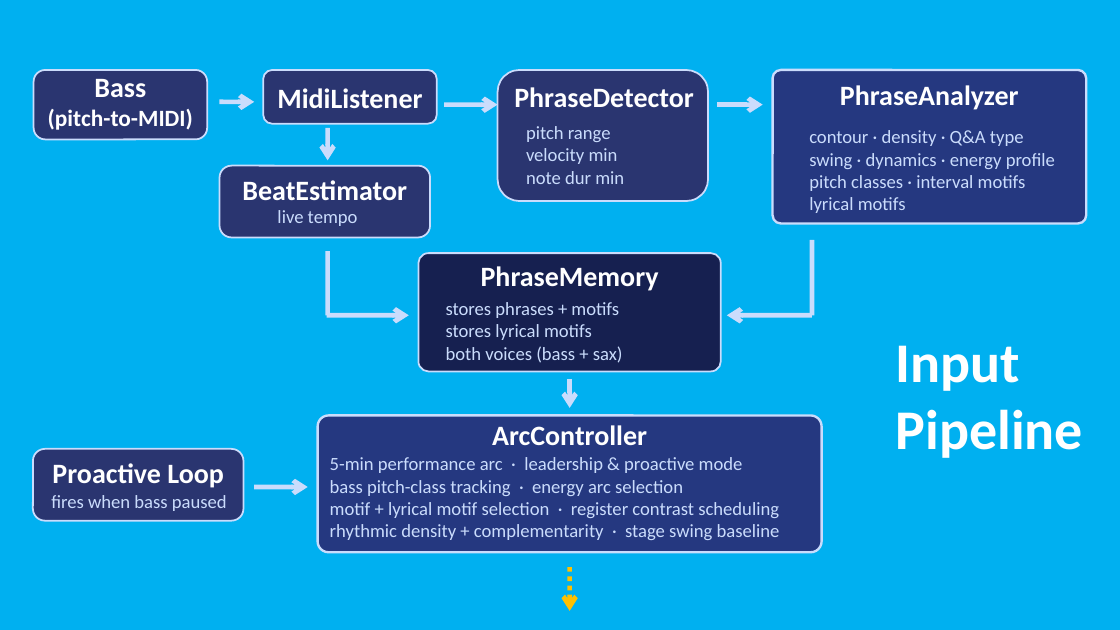
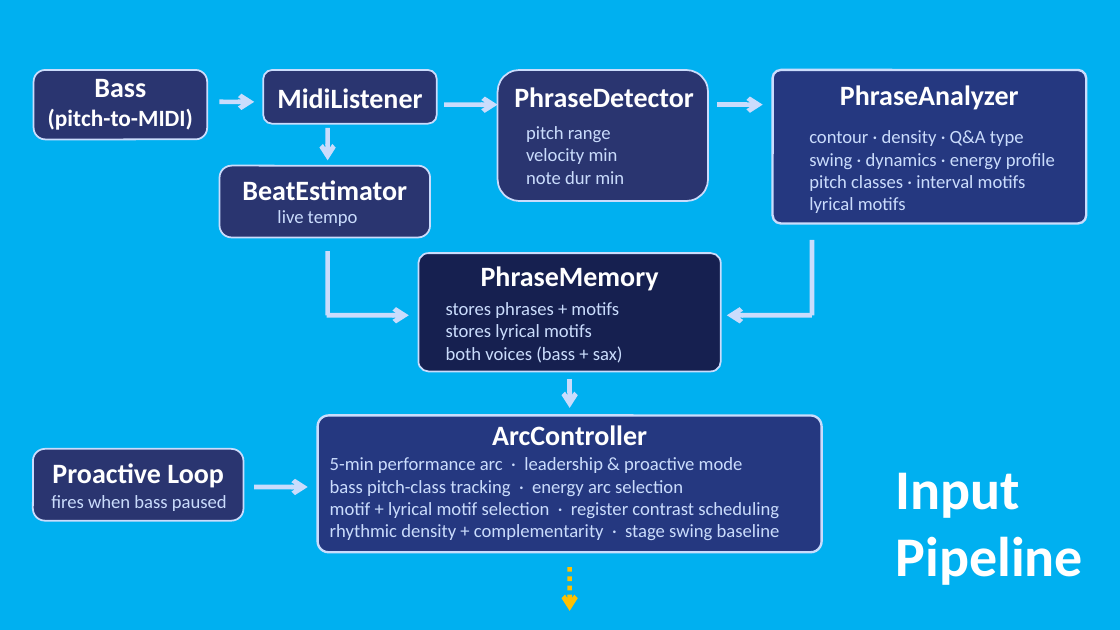
Before and after one commit to davidderoure/wolfson, a slide deck: slide 6 of docs/wolfson.pptx. Drawn at 1120x630 pixels with LibreOffice and Linux fonts; fonts in the diff are those of the drawing. Boxes give left, top, right and bottom in pixels: in the first picture for what was removed or moved away, otherwise in the second. Text is boxed around its words. In the diff, an @@ line names an element or a change of style, - is before the commit and + after.

```diff
--- a/docs/wolfson.pptx
+++ b/docs/wolfson.pptx
@@ text "Input Pipeline": place and size @@
-text "Input Pipeline" at bbox=[896, 345, 1083, 458]
+text "Input Pipeline" at bbox=[896, 472, 1083, 585]
```
Also in this commit, not shown: 3 other slides changed, 1 other file.
